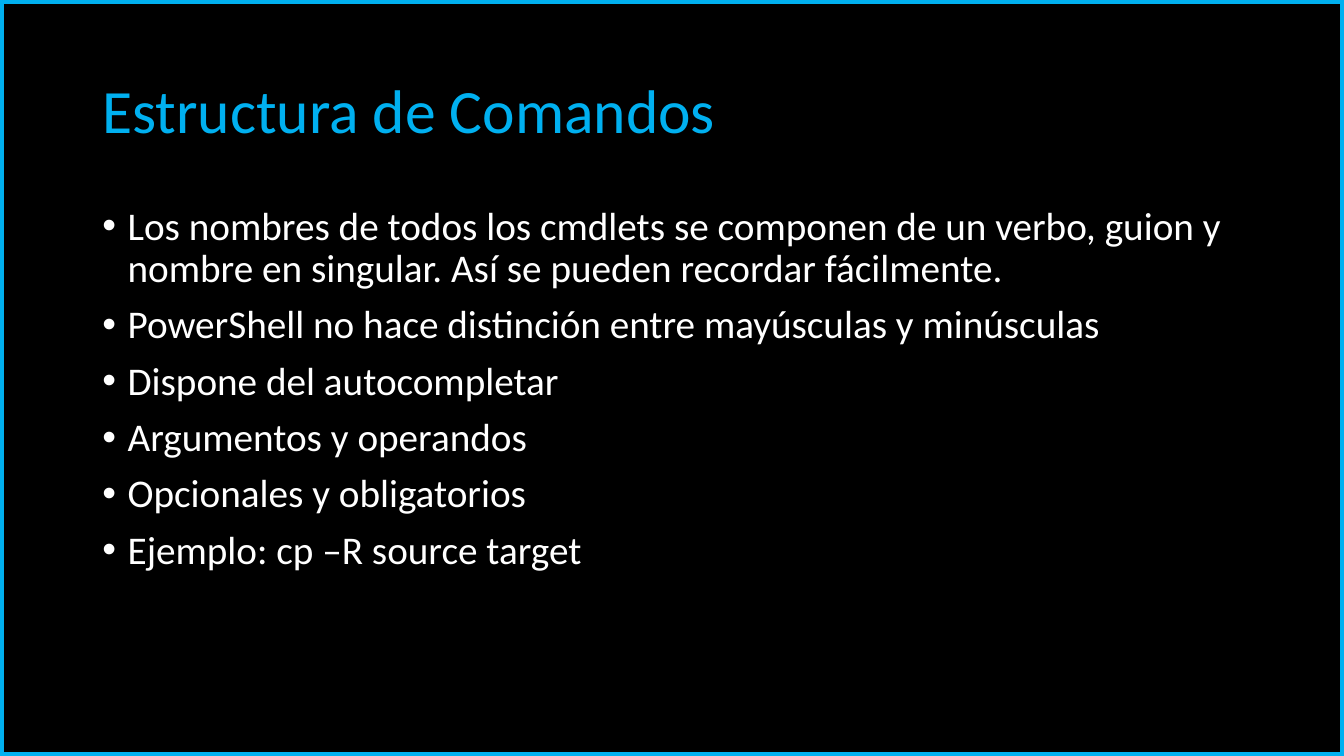
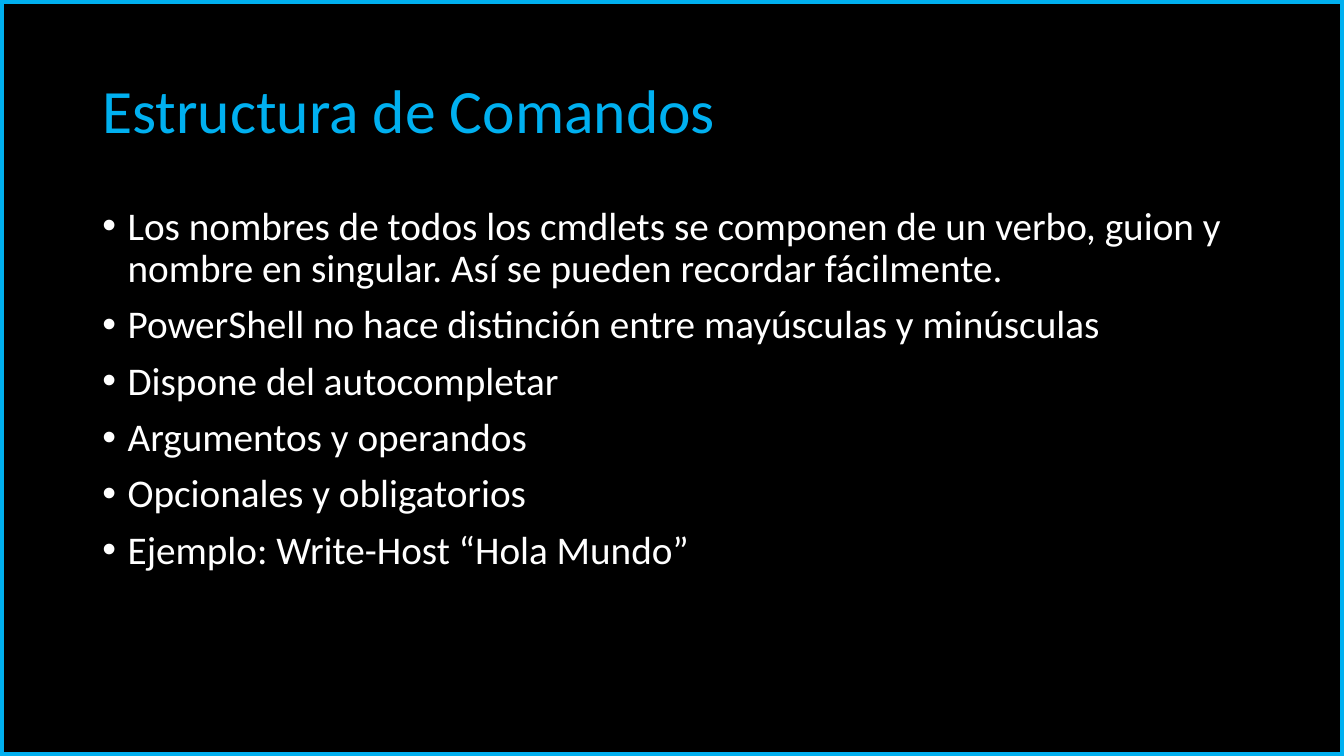
Before and after one commit to carloscarreno/linuxscripting, a slide deck: slide 9 of PowerShell Scripting.pptx. Drawn at 1344x756 pixels with LibreOffice and Linux fonts; fonts in the diff are those of the drawing. Boxes give left, top, right and bottom in pixels: in the first picture for what was removed or moved away, otherwise in the second. Text is boxed around its words. In the diff, an @@ line names an element or a change of style, - is before the commit and + after.

```diff
--- a/PowerShell Scripting.pptx
+++ b/PowerShell Scripting.pptx
@@ text at [128, 536, 689, 571]: text changed @@
-• Ejemplo: cp –R source target
+• Ejemplo: Write-Host “Hola Mundo”
```
Also in this commit, not shown: 3 other slides changed, 8 slides added, 1 slide removed.
